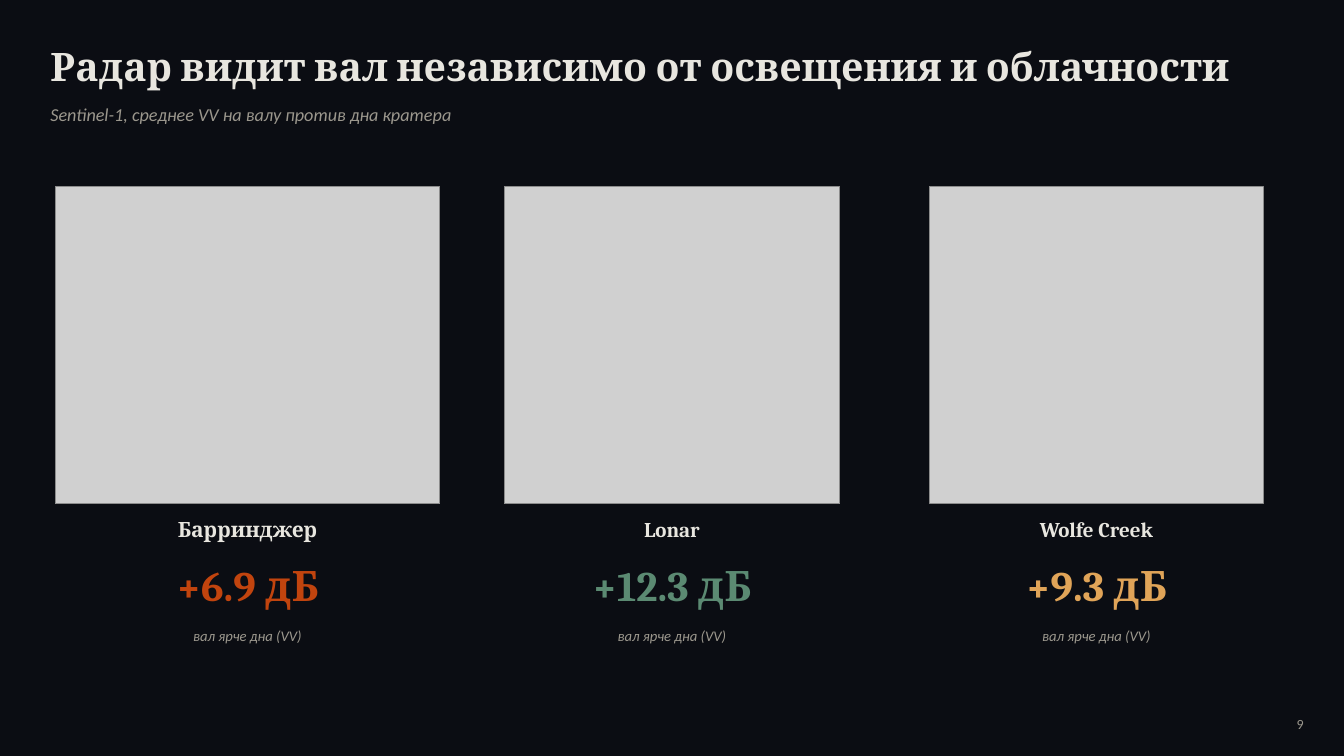
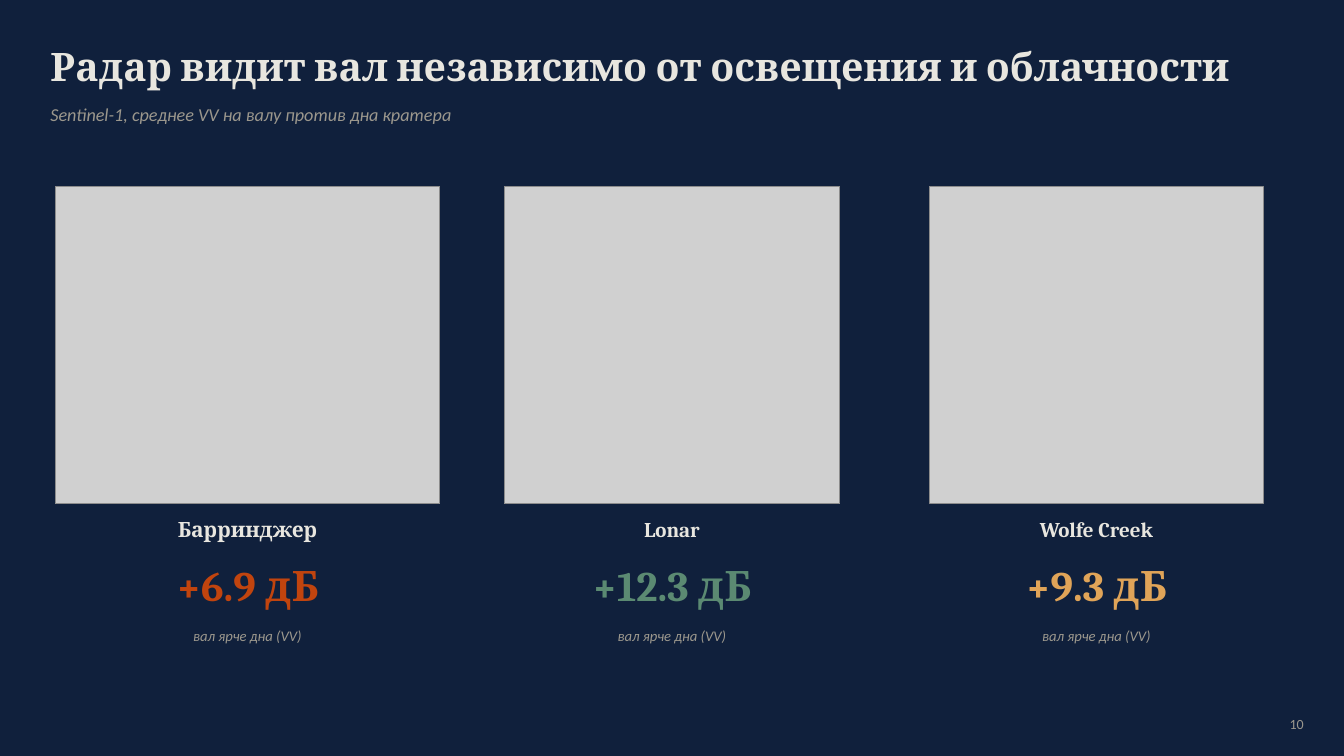
Before and after one commit to oterma19/craters-remote, a slide deck: slide 10 of crater_presentation.pptx (slide 9 before the commit). Drawn at 1344x756 pixels with LibreOffice and Linux fonts; fonts in the diff are those of the drawing; grey boxes stand for pictures. Boxes give left, top, right and bottom in pixels: in the first picture for what was removed or moved away, otherwise in the second. Text is boxed around its words. In the diff, an @@ line names an element or a change of style, - is before the commit and + after.

```diff
--- a/crater_presentation.pptx
+++ b/crater_presentation.pptx
@@ background #0B0D13 to #10203C @@
@@ text at [1290,720,1304,729]: text changed @@
-9
+10
```
Also in this commit, not shown: 12 other slides changed, 2 slides added, 11 other files.
